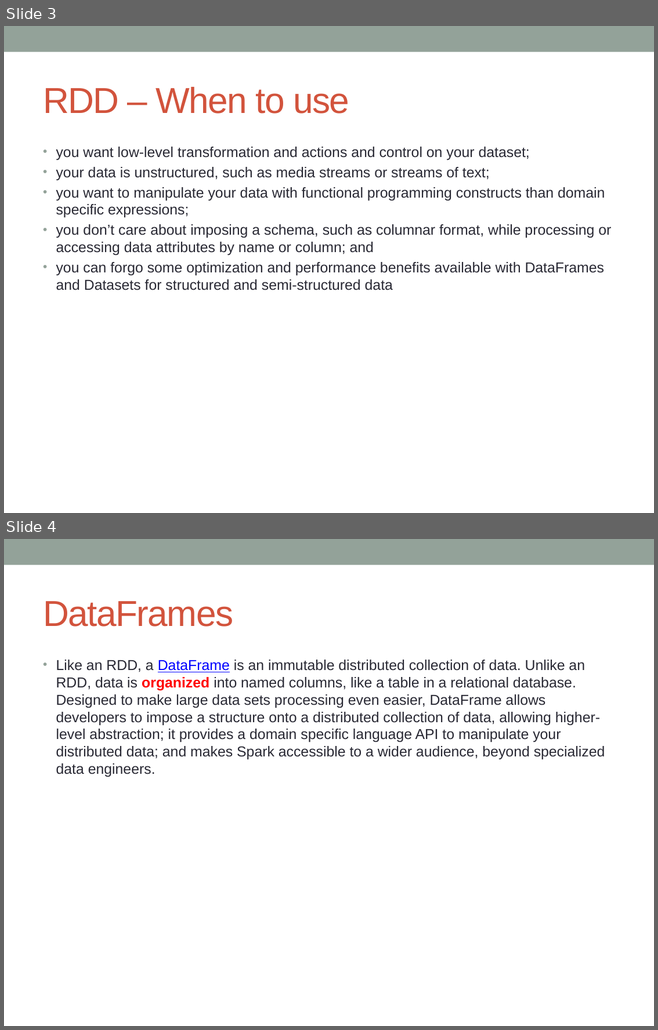
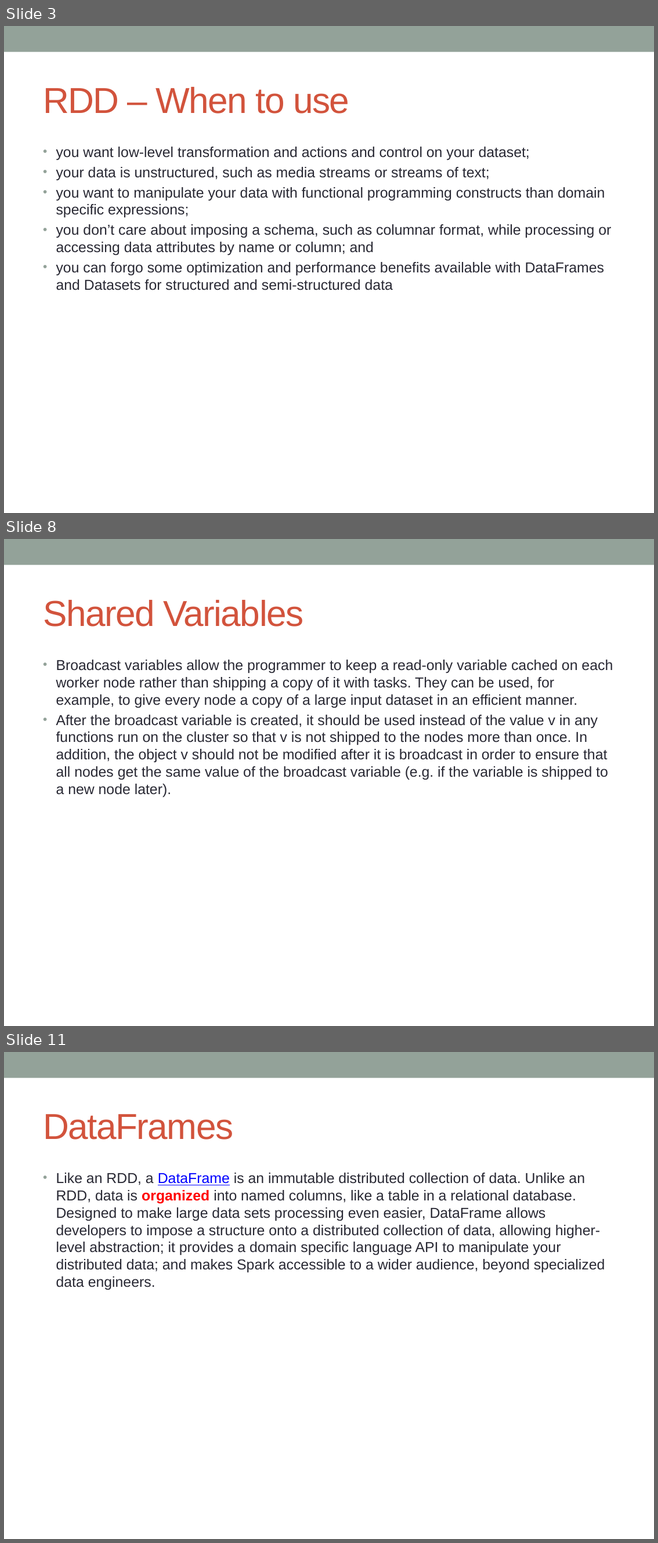
Before and after one commit to notionquest/ProjectDocumentation, a slide deck: Spark.pptx. Shown one above the other, each under a label of ours: slides 3 and 4 before the commit, slides 3, 8 and 11 after it; the slides between them are not shown. The pictures are 658x1030 and 658x1543 pixels, drawn with LibreOffice and Linux fonts; fonts in the diff are those of the drawing. Boxes give left, top, right and bottom in pixels: in the first picture for what was removed or moved away, otherwise in the second. Text is boxed around its words. In the diff, an @@ line names an element or a change of style, - is before the commit and + after.

```diff
--- a/Spark.pptx
+++ b/Spark.pptx
@@ slide 8 added at box(4, 539, 654, 1026), background #FFFFFF; not listed: 1 template element that a slide beside it also shows @@
@@ title added at box(43, 600, 303, 627), 40 pt, text #D2533C @@
+Shared Variables
@@ text added at box(56, 660, 612, 797), 16 pt, text #292934 @@
+• Broadcast variables allow the programmer to keep a read-only variable cached on each worker node rather than shipping a copy of it with tasks. They can be used, for example, to give every node a copy of a large input dataset in an efficient manner.
+• After the broadcast variable is created, it should be used instead of the value v in any functions run on the cluster so that v is not shipped to the nodes more than once. In addition, the object v should not be modified after it is broadcast in order to ensure that all nodes get the same value of the broadcast variable (e.g. if the variable is shipped to a new node later).
@@ what was slide 4 is now slide 11 @@
```
Also in this commit, not shown: 1 slide changed, 7 other slides added.
